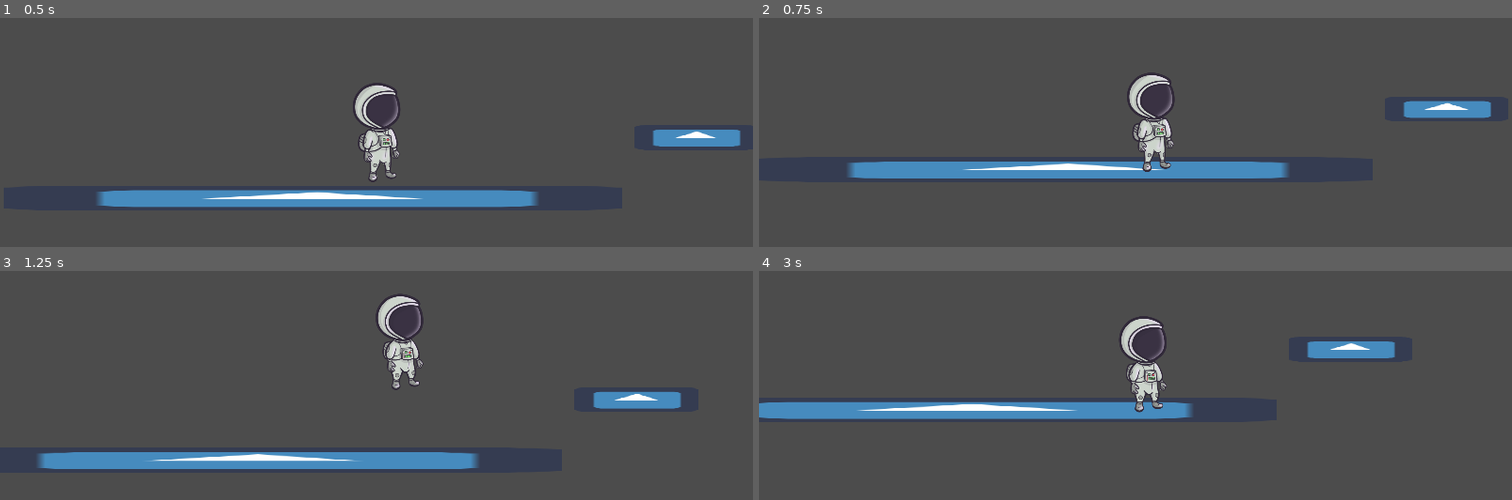
Above: before the commit, frames 1-4 (two rows, left to right).
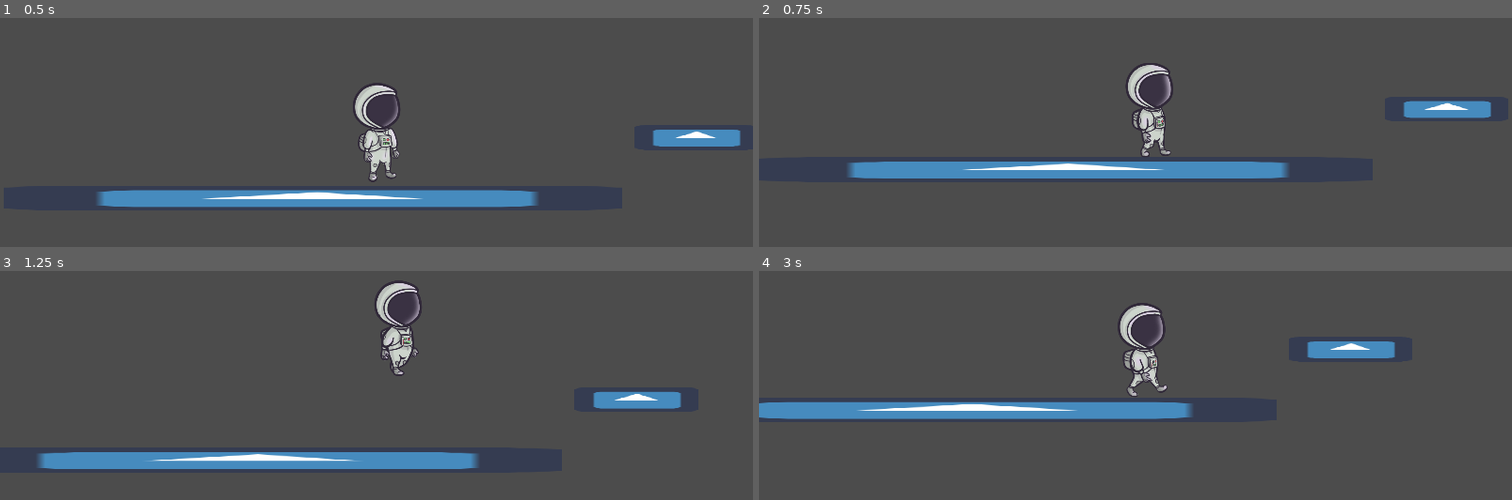
Above: after the commit, the same moments.

Repository: vetu11/ld45
Game: Godot game, scene res://GroundScene.tscn
Two runs of this game, one before a commit and one after it. Both use one fixed random seed, a clock stepped at 60 frames per second and the inputs below. Before the commit the project has no main scene; this scene is started directly in both runs. The engine's default icon, where the game draws it, is replaced by a stand-in: a white triangle on a blue panel in a dark square.
Inputs:
- Up to frame 1 (0.5 s): no input
- Up to frame 2 (0.75 s): hold D (ground_right) from 0.53 s (still down)
- Up to frame 3 (1.25 s): keep holding D (ground_right); tap Space (ground_jump) at 0.77 s
- Up to frame 4 (3 s): tap Space (ground_jump) at 1.52 s; release D (ground_right) at 2.03 s; hold A (ground_left) 2.03-2.78 s; hold D (ground_right) from 2.78 s (still down)

Frame 1 is identical in both runs. In frame 2, 1.6% of the frame differs, in the area x 48-56%, y 19-68%; in frame 3, 1.6%; in frame 4, 1.7%, in the area x 47-55%, y 13-62%.

Commit message:
Walk animation

Diff:
--- a/Player/Player.gd
+++ b/Player/Player.gd
@@ -48,9 +48,13 @@
 	if Input.is_action_pressed("ground_right"):
 		new_velocity += Vectors[Directions.RIGHT] * ground_velocity
 		$AnimatedSprite.flip_h = false
+		$AnimatedSprite.animation = "walk"
 	elif Input.is_action_pressed("ground_left"):
 		new_velocity += Vectors[Directions.LEFT] * ground_velocity
 		$AnimatedSprite.flip_h = true
+		$AnimatedSprite.animation = "walk"
+	else:
+		$AnimatedSprite.animation = "idle"
 
 	if Input.is_action_pressed("ground_jump") and is_on_floor():
 		new_velocity.y = -ground_jump
--- a/Player/Player.tscn
+++ b/Player/Player.tscn
@@ -17,8 +17,9 @@
 playing = true
 
 [node name="CollisionShape2D" type="CollisionShape2D" parent="."]
+visible = false
 position = Vector2( 2.71432, -0.412479 )
-shape = SubResource( 2 )
+shape = SubResource( 1 )
 
 [node name="Camera2D" type="Camera2D" parent="."]
 current = true
--- a/Player/PlayerSpriteFrames.tres
+++ b/Player/PlayerSpriteFrames.tres
@@ -1,7 +1,15 @@
-[gd_resource type="SpriteFrames" load_steps=3 format=2]
+[gd_resource type="SpriteFrames" load_steps=11 format=2]
 
 [ext_resource path="res://Assets/Player/Idle 1.png" type="Texture" id=1]
 [ext_resource path="res://Assets/Player/Idle 2.png" type="Texture" id=2]
+[ext_resource path="res://Assets/Player/Walk 2.png" type="Texture" id=3]
+[ext_resource path="res://Assets/Player/Walk 3.png" type="Texture" id=4]
+[ext_resource path="res://Assets/Player/Walk 4.png" type="Texture" id=5]
+[ext_resource path="res://Assets/Player/Walk 5.png" type="Texture" id=6]
+[ext_resource path="res://Assets/Player/Walk 6.png" type="Texture" id=7]
+[ext_resource path="res://Assets/Player/Walk 7.png" type="Texture" id=8]
+[ext_resource path="res://Assets/Player/Walk 8.png" type="Texture" id=9]
+[ext_resource path="res://Assets/Player/Walk 9.png" type="Texture" id=10]
 
 [resource]
 animations = [ {
@@ -9,4 +17,9 @@
 "loop": true,
 "name": "idle",
 "speed": 1.1
+}, {
+"frames": [ ExtResource( 3 ), ExtResource( 4 ), ExtResource( 5 ), ExtResource( 6 ), ExtResource( 7 ), ExtResource( 8 ), ExtResource( 9 ), ExtResource( 10 ) ],
+"loop": true,
+"name": "walk",
+"speed": 10.0
 } ]
--- a/project.godot
+++ b/project.godot
@@ -16,6 +16,7 @@
 [application]
 
 config/name="Ludum Dare 45"
+run/main_scene="res://FirstScene.tscn"
 config/icon="res://Assets/icon.png"
 
 [autoload]
Binary file added: Assets/Player/Walk 1.png
Not shown, added: Assets/Player/Walk 1.png.import
Binary file added: Assets/Player/Walk 2.png
Not shown, added: Assets/Player/Walk 2.png.import
Binary file added: Assets/Player/Walk 3.png
Not shown, added: Assets/Player/Walk 3.png.import
Binary file added: Assets/Player/Walk 4.png
Not shown, added: Assets/Player/Walk 4.png.import
Binary file added: Assets/Player/Walk 5.png
Not shown, added: Assets/Player/Walk 5.png.import
Binary file added: Assets/Player/Walk 6.png
Not shown, added: Assets/Player/Walk 6.png.import
(and 7 more such lines)
